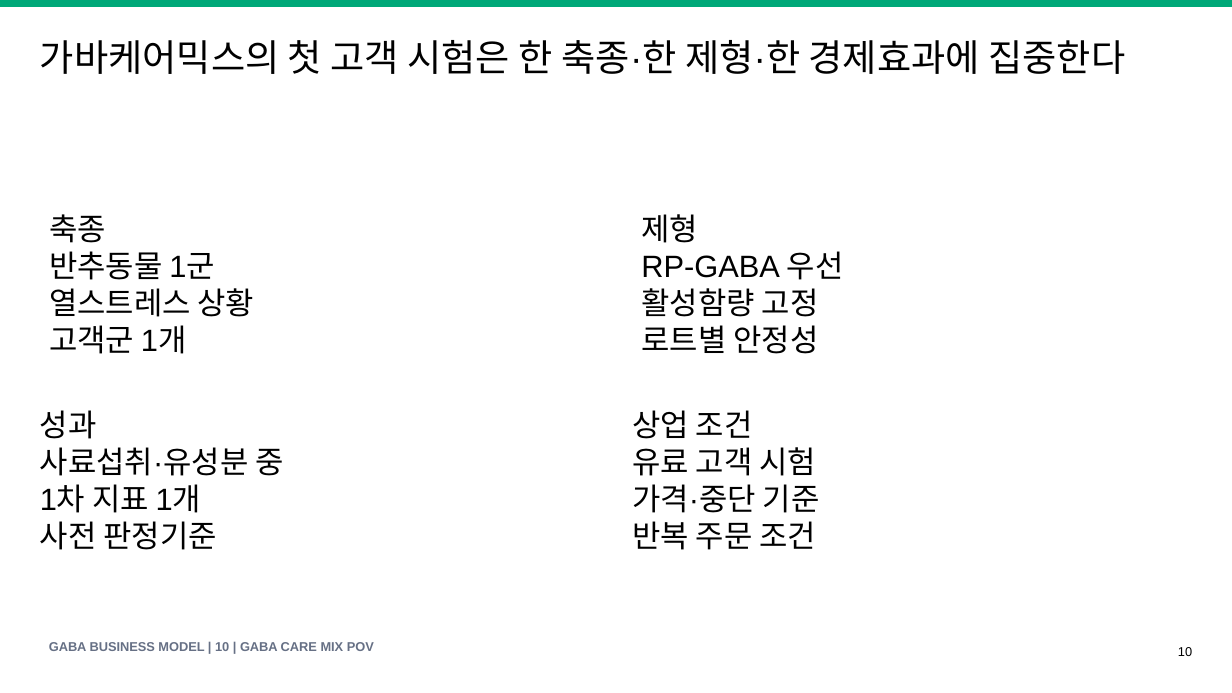
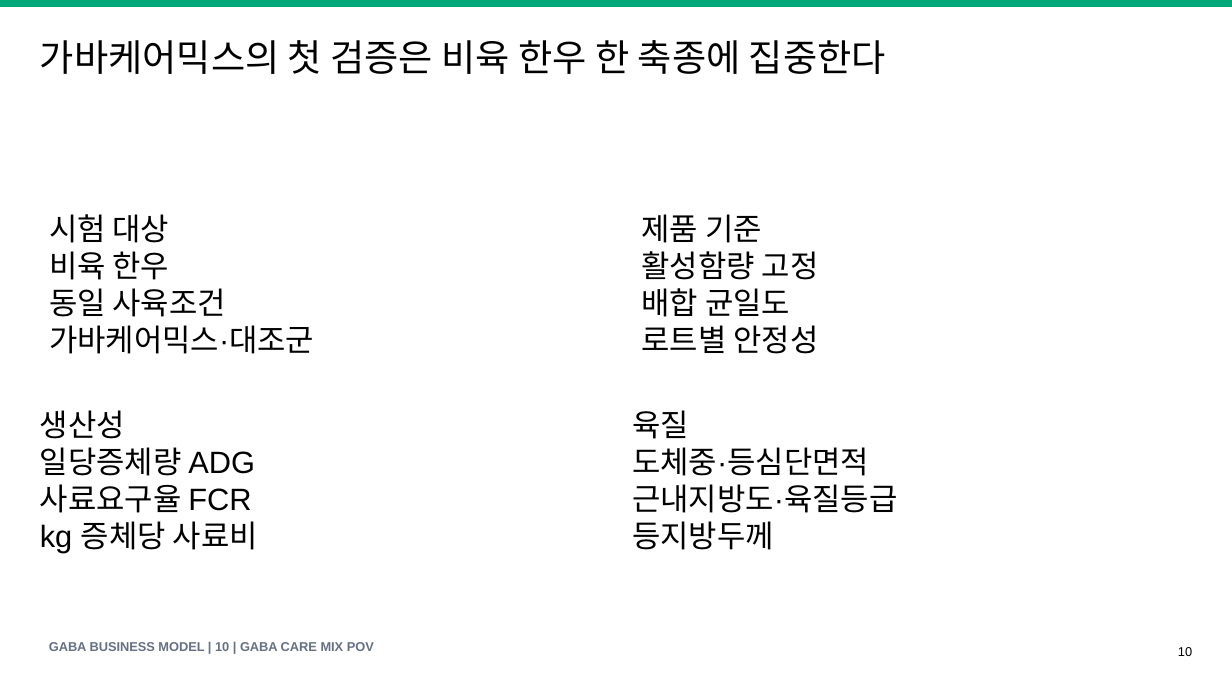
Before and after one commit to KRAdavid/gaba-feed-business-index, a slide deck: slide 10 of GABA_Feed_Business_Model_Speech_Deck_v1.pptx. Drawn at 1232x693 pixels with LibreOffice and Linux fonts; fonts in the diff are those of the drawing. Boxes give left, top, right and bottom in pixels: in the first picture for what was removed or moved away, otherwise in the second. Text is boxed around its words. In the diff, an @@ line names an element or a change of style, - is before the commit and + after.

```diff
--- a/GABA_Feed_Business_Model_Speech_Deck_v1.pptx
+++ b/GABA_Feed_Business_Model_Speech_Deck_v1.pptx
@@ text at <box>40,40,886,74</box>: text changed @@
-가바케어믹스의 첫 고객 시험은 한 축종·한 제형·한 경제효과에 집중한다
+가바케어믹스의 첫 검증은 비육 한우 한 축종에 집중한다
@@ text at <box>49,214,314,354</box>: text changed @@
-축종
-반추동물 1군
-열스트레스 상황
-고객군 1개
+시험 대상
+비육 한우
+동일 사육조건
+가바케어믹스·대조군
@@ text at <box>641,214,762,243</box>: text changed @@
-제형
-RP-GABA 우선
+제품 기준
@@ text at <box>641,288,790,317</box>: paragraph added @@
+배합 균일도
@@ text at <box>40,410,258,553</box>: text changed @@
-성과
-사료섭취·유성분 중
-1차 지표 1개
-사전 판정기준
+생산성
+일당증체량 ADG
+사료요구율 FCR
+kg 증체당 사료비
@@ text at <box>632,410,897,550</box>: text changed @@
-상업 조건
-유료 고객 시험
-가격·중단 기준
-반복 주문 조건
+육질
+도체중·등심단면적
+근내지방도·육질등급
+등지방두께
```
Also in this commit, not shown: 14 other slides changed, 17 other files.
